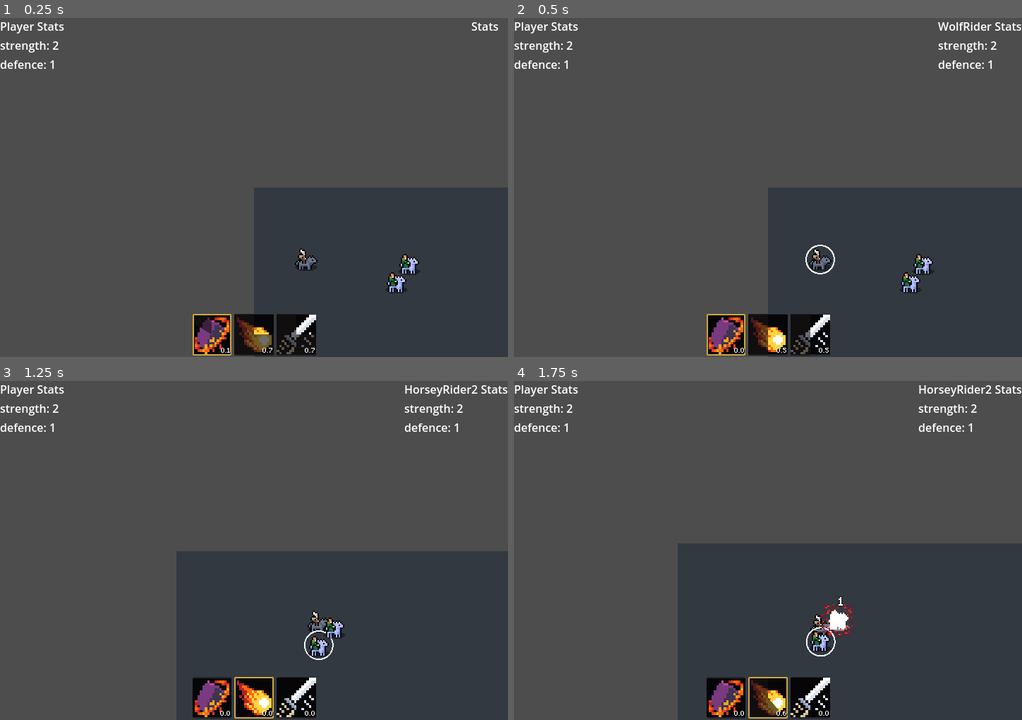
Above: before the commit, frames 1-4 (two rows, left to right).
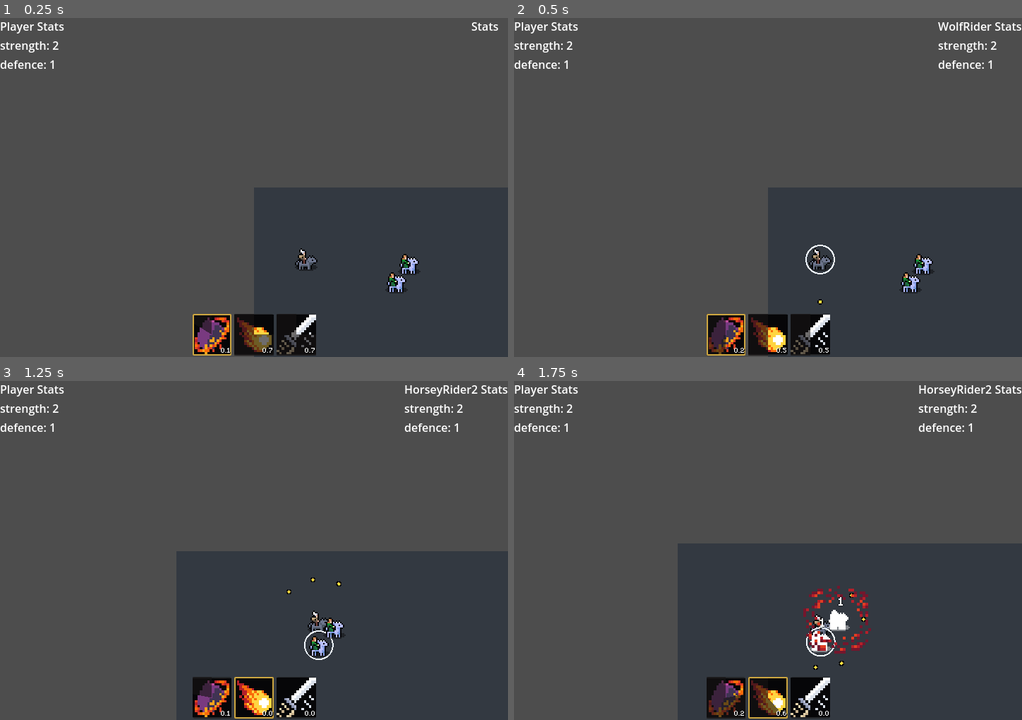
Above: after the commit, the same moments.

Repository: Snayff/not_quite_paradise4
Game: Godot game, scene res://world.tscn
The game is run twice, just before and just after one commit, with the same random seed, the same clock (stepped at 60 frames per second) and the same inputs. The engine's default icon, where the game draws it, is replaced by a stand-in: a white triangle on a blue panel in a dark square.
Inputs:
- Up to frame 1 (0.25 s): no input
- Up to frame 2 (0.5 s): no input
- Up to frame 3 (1.25 s): hold D (move_right) from 0.53 s (still down); tap Tab (next_active) at 0.6 s
- Up to frame 4 (1.75 s): release D (move_right) at 1.28 s; hold S (move_down) from 1.28 s (still down); tap Space (use_active) at 1.35 s

Frame 1 is identical in both runs. In frame 2, 0.3% of the frame differs, in the area x 38-61%, y 82-100%; in frame 3, 0.1%; in frame 4, 1.2%, in the area x 37-71%, y 60-100%.

Commit message:
added scaling for melee and projectiles, melee rotates to face target

Diff:
--- a/scenes/abcs/area_of_effect.gd
+++ b/scenes/abcs/area_of_effect.gd
@@ -53,7 +53,7 @@
 	_has_run_ready = true
 
 ## run setup process and trigger animation to start
-func setup(new_position: Vector2, team: Constants.TEAM, valid_effect_option: Constants.TARGET_OPTION, radius: float = -1) -> void:
+func setup(new_position: Vector2, team: Constants.TEAM, valid_effect_option: Constants.TARGET_OPTION, size: float = -1) -> void:
 	if not _has_run_ready:
 		push_error("AreaOfEffect: setup() called before _ready. ")
 
@@ -67,20 +67,10 @@
 
 	Utility.update_hitbox_hurtbox_collision(_hitbox, _team, _valid_effect_option)
 
-	if radius != -1:
+	if size != -1:
+		# scale the aoe scene, which will then affect all children, inc. the collision shape
 		var shape: Shape2D = _hitbox.get_node("CollisionShape2D").shape
-		var ratio: float = 1
-		if shape is CircleShape2D:
-			ratio = shape.radius / radius
-
-		elif shape is SegmentShape2D:
-			var size: float = shape.a.distance_to(shape.b)
-			ratio = size / radius
-
-		elif shape is CapsuleShape2D:
-			ratio = shape.height / radius
-
-		# scale the aoe scene, which will then affect all children, inc. the collision shape
+		var ratio: float = Utility.get_ratio_desired_vs_current(size, shape)
 		scale = Vector2(ratio, ratio)
 
 	play("default")
--- a/scenes/abcs/combat_active.gd
+++ b/scenes/abcs/combat_active.gd
@@ -29,8 +29,9 @@
 @export_group("Targeting")
 @export var _valid_target_option: Constants.TARGET_OPTION  ## who the active can target
 @export var _valid_effect_option: Constants.TARGET_OPTION  ## who the active's effects can affect
-@export_group("Travel")
+@export_group("Delivery")
 @export var _delivery_method: Constants.EFFECT_DELIVERY_METHOD  ## how the active's effects are delivered
+@export var _delivery_radius: float = 1  ## how big the delivery method is, e.g. size of melee aoe
 #FIXME: this isnt helpful for designing orbitals, e.g. how many rotations is it?! also no good for range finding
 # TODO: rename to range. hide if delivery_method is melee and set to 15.
 @export var _travel_range: int:  ## how far the projectile can travel. when set, updates target finder.
@@ -38,6 +39,7 @@
 		_travel_range = value
 		if _target_finder is TargetFinder:
 			_target_finder.set_max_range(_travel_range)
+
 #endregion
 
 
@@ -188,7 +190,7 @@
 ## create an [AreaOfEffect] at the _target_position
 func _create_melee() -> AreaOfEffect:
 	var aoe: AreaOfEffect = _scene_spawner.spawn_scene(_cast_position.global_position)
-	aoe.setup(aoe.global_position, _allegiance.team, _valid_effect_option)
+	aoe.setup(aoe.global_position, _allegiance.team, _valid_effect_option, _delivery_radius)
 	aoe.hit_valid_targets.connect(_effect_chain.on_hit_multiple)
 	var angle = _caster.get_angle_to(target_actor.global_position)
 	aoe.rotation = angle
--- a/scenes/abcs/visual_projectile.gd
+++ b/scenes/abcs/visual_projectile.gd
@@ -13,8 +13,8 @@
 
 
 #region ON READY
-@onready var on_hit_effect_spawner: SpawnerComponent = %OnHitEffectSpawner
-@onready var hitbox: HitboxComponent = %HitboxComponent
+@onready var _on_hit_effect_spawner: SpawnerComponent = %OnHitEffectSpawner
+@onready var _hitbox: HitboxComponent = %HitboxComponent
 @onready var _movement_component: MovementComponent = %MovementComponent
 @onready var _death_trigger: DeathTrigger = %DeathTrigger  ## to propogate died signal and to allow triggering manually
 @onready var _travel_range_supply: SupplyComponent = %SupplyContainer.get_supply(Constants.SUPPLY_TYPE.health)
@@ -40,7 +40,7 @@
 
 #region FUNCS
 func _ready() -> void:
-	hitbox.hit_hurtbox.connect(_on_hit)
+	_hitbox.hit_hurtbox.connect(_on_hit)
 	hit_valid_target.connect(_death_trigger.activate.unbind(1))
 	_death_trigger.died.connect(func(): died.emit())
 
@@ -52,7 +52,8 @@
 	team: Constants.TEAM,
 	effect_chain_target: Constants.TARGET_OPTION,
 	target_actor: CombatActor = null,
-	target_position: Vector2 = Vector2.ZERO
+	target_position: Vector2 = Vector2.ZERO,
+	size: float = -1
 	) -> void:
 
 	if not _has_run_ready:
@@ -67,13 +68,19 @@
 	_valid_effect_option = effect_chain_target
 	set_target(target_actor, target_position)
 
+	if size != -1:
+		# scale the aoe scene, which will then affect all children, inc. the collision shape
+		var shape: Shape2D = _hitbox.get_node("CollisionShape2D").shape
+		var ratio: float = Utility.get_ratio_desired_vs_current(size, shape)
+		scale = Vector2(ratio, ratio)
+
 	_update_collisions()
 
 ## if target is valid, signal out hit_valid_target
 func _on_hit(hurtbox: HurtboxComponent) -> void:
-	if Utility.target_is_valid(_valid_effect_option, hitbox.originator, hurtbox.root, _target_actor):
+	if Utility.target_is_valid(_valid_effect_option, _hitbox.originator, hurtbox.root, _target_actor):
 		hurtbox.hurt.emit(self)
-		on_hit_effect_spawner.spawn_scene(global_position)
+		_on_hit_effect_spawner.spawn_scene(global_position)
 		_death_trigger.activate()
 		hit_valid_target.emit(hurtbox)
 
@@ -103,6 +110,6 @@
 
 ## updates all collisions to reflect current target, team etc.
 func _update_collisions() -> void:
-	Utility.update_hitbox_hurtbox_collision(hitbox, _team, _valid_effect_option, _target_actor)
+	Utility.update_hitbox_hurtbox_collision(_hitbox, _team, _valid_effect_option, _target_actor)
 
 #endregion
--- a/scenes/combat_actives/fireblast.tscn
+++ b/scenes/combat_actives/fireblast.tscn
@@ -23,3 +23,4 @@
 
 [node name="EffectChain" type="Node" parent="." index="4"]
 script = ExtResource("3_2b3ux")
+_aoe_size = 24.0
--- a/scenes/combat_actives/fireblast_effect_chain.gd
+++ b/scenes/combat_actives/fireblast_effect_chain.gd
@@ -20,6 +20,8 @@
 @export_group("Details")
 @export var _aoe_damage: int = 1
 @export var _damage_scalers: Array[EffectStatScalerData] = []
+@export var _aoe_size: float = 32
+@export var _aoe_scene: PackedScene = preload("res://scenes/effect_delivery/aoe_explosion.tscn")  ## the scene for creating the AOE
 
 #endregion
 
@@ -37,7 +39,7 @@
 	# as cannot add new Area2Ds to a scene during a call of another Area2D's on_area_entered()
 	call_deferred("add_child", _aoe)
 	await _aoe.ready
-	_aoe.setup(hurtbox.global_position, _allegiance.team, _valid_effect_option)
+	_aoe.setup(hurtbox.global_position, _allegiance.team, _valid_effect_option, _aoe_size)
 	_aoe.hit_valid_targets.connect(_aoe_hit)
 
 func _aoe_hit(hurtboxes: Array[HurtboxComponent]) -> void:
--- a/scenes/combat_actives/slash.tscn
+++ b/scenes/combat_actives/slash.tscn
@@ -13,6 +13,7 @@
 _valid_target_option = 2
 _valid_effect_option = 2
 _delivery_method = 3
+_delivery_radius = 16.0
 _travel_range = 15
 
 [node name="SceneSpawner" parent="." index="1"]
--- a/scenes/combat_actors/wolf_rider.tscn
+++ b/scenes/combat_actors/wolf_rider.tscn
@@ -91,7 +91,6 @@
 _editor_supplies = Array[ExtResource("9_r5a4j")]([SubResource("Resource_235dy")])
 
 [node name="CirclingStars" parent="CombatActiveContainer" index="0" instance=ExtResource("7_47lvt")]
-_cast_type = 0
 
 [node name="Fireblast" parent="CombatActiveContainer" index="1" instance=ExtResource("6_jm2bo")]
 
--- a/scripts/abcs/effect_chain.gd
+++ b/scripts/abcs/effect_chain.gd
@@ -29,7 +29,6 @@
 var _caster: CombatActor
 var _active_effects: Array[Effect] = []  ## an array of all active effects. Each effect needs to be removed when terminated.
 var _valid_effect_option: Constants.TARGET_OPTION  ## who the active's effects can affect. expedted from parent.
-var _aoe_scene: PackedScene = preload("res://scenes/effect_delivery/aoe_explosion.tscn")  ## the scene for creating AOE
 var _allegiance: Allegiance  ## the caster's allegiance. We take this rather than the team as the team can change, but this ref wont.
 var _has_run_ready: bool = false  ## if _ready() has finished
 #endregion
--- a/scripts/singletons/utility.gd
+++ b/scripts/singletons/utility.gd
@@ -96,4 +96,38 @@
 func get_enum_name(enum_: Variant, value: Variant) -> String:
 	return enum_.keys()[value]
 
+## get the % difference between the current shape "size" and the desired size.
+##
+## uses different properties based on the shape type.
+func get_ratio_desired_vs_current(desired_size: float, shape: Shape2D) -> float:
+	var ratio: float = 1
+	if shape is CircleShape2D:
+		ratio = get_percentage_change(desired_size, shape.radius * 2)
+
+	elif shape is SegmentShape2D:
+		var size: float = shape.a.distance_to(shape.b)
+		ratio = get_percentage_change(desired_size, size)
+
+	elif shape is CapsuleShape2D:
+		ratio = get_percentage_change(desired_size, shape.height)
+
+	return ratio
+
+# the change in value, expressed as variance from 1. e.g. reduction by 13 points is 0.87.
+func get_percentage_change(new_value: float, old_value: float) -> float:
+	var ratio: float = 1
+	if new_value > old_value:
+		ratio = _get_percentage_increase(new_value, old_value)
+	else:
+		ratio = _get_percentage_decrease(new_value, old_value)
+
+	return ratio
+
+
+func _get_percentage_increase(new_value: float, old_value: float) -> float:
+	return 1.0 + (new_value - old_value) / old_value
+
+func _get_percentage_decrease(new_value: float, old_value: float) -> float:
+	return 1 - ((old_value - new_value) / old_value)
+
 #endregion
Not shown: 2 places in scenes/abcs/visual_projectile.tscn that only renumber resources
